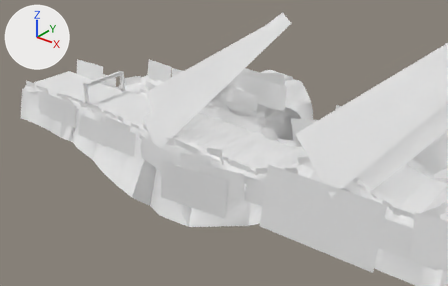
Two versions of the FBX model Assets/Map/Models/Theme_01/Forest_10.fbx, one commit apart.
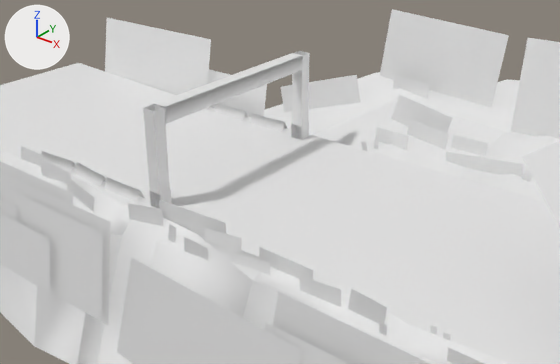
Old and new are each drawn from a 50 mm lens placed at (142.2, -92.9, 59.9), pointed at (51.8, 20.0, -10.1) and again close up from a 50 mm lens placed at (51.7, -25.1, 19.1), pointed at (26.8, 6.1, -0.2). Every picture has the same lights, and +X, +Y and +Z are marked at upper left. Where no turn or scale is listed for an object, it has been applied to the vertices.

The first close-up shows 'Ground_01', 'Label_01', 'Light_01', 'Mountain_01', 'Start_01', 'Tree_01'.
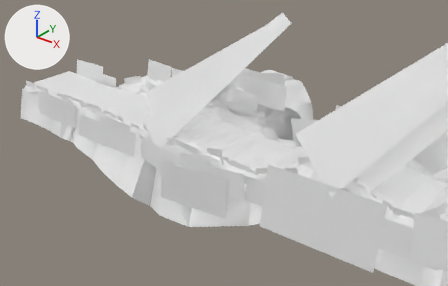
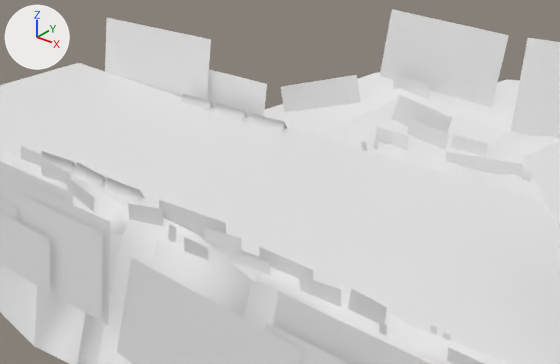
What differs and where, as boxes [x1, y1, x2, y2] in the close-ups (560 x 364 px):
'Start_01', deleted: before [143, 51, 310, 208]
    faces in mat_label_mat_01 (white #e7e7e7): [150, 53, 309, 208]
    faces in mat_leak_mat_01 (white #e7e7e7): [143, 51, 310, 195]

Edits to the bpy script that builds the scene:
```text
Remove ob_start_01:
    ob_start_01 = bpy.data.objects.new('Start_01', me_mesh_009)
    ob_start_01.location = (23.89, 5.68, 2.76)
```
